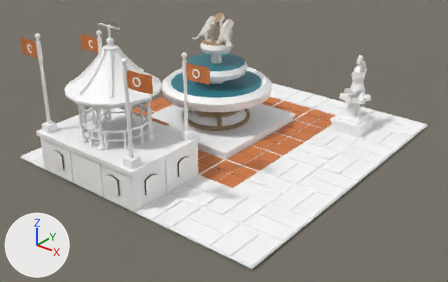
Renders of the Blender file src/DeepFrontier/Art/Source/TownPlaza-ReferenceStudy.blend from each side of a commit.
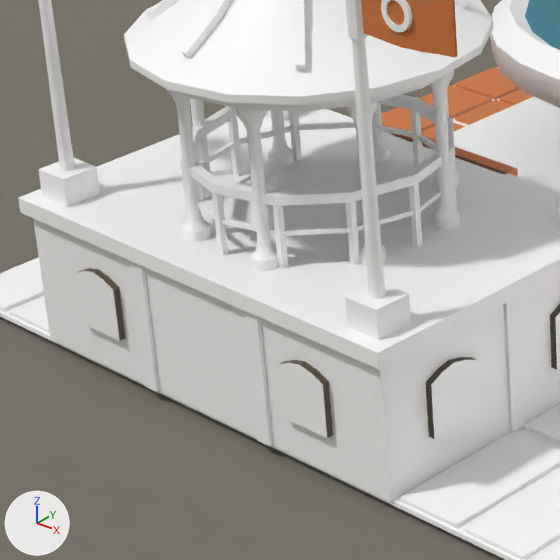
There are two pictures of each version: one whole from a 50 mm camera at (5.23, -15.35, 6.93) aimed at (-3.26, -4.73, 0.35), one close up on the part from 7% to 40% of the width and 28% to 81% of the height. Lighting does not change. The marker at lower left points along +X, +Y and +Z. The first two pictures are the older version.

In view in the first close-up: 'Plane', 'PlazaFountain.#WaterMISC', 'PlazaFountain.FountainOfJoy.Folktails', 'TownPlaza.Architecture', 'TownPlaza.FlagL0'.
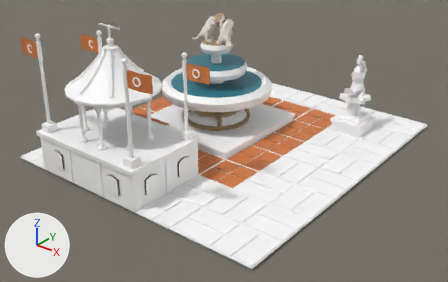
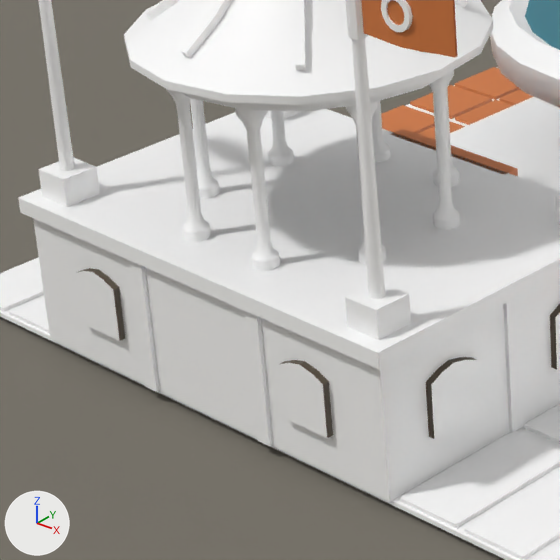
What the commit changed:
me_townplaza_architecture is used by ob_townplaza_architecture; location (0.0, 0.0, 0.0).
me_townplaza_architecture had 3357 vertices, 2123 faces and spanned x -6.98..-0.02, y -8.05..-0.02, z 0.0..3.41.
me_townplaza_architecture now has 2973 vertices, 1967 faces and spans x -6.98..-0.02, y -8.05..-0.02, z 0.0..3.41.
me_townplaza_architecture part 1: 64 loose pieces with 384 vertices, spanning x -5.31..-3.69, y -7.81..-6.19, z 1.0..1.45, are deleted.

Pixel boxes (x1, y1, x2, y2) of what changed, in the close-ups (560 x 560 px):
part 1 of me_townplaza_architecture, deleted
    before: (180, 94, 457, 268)
